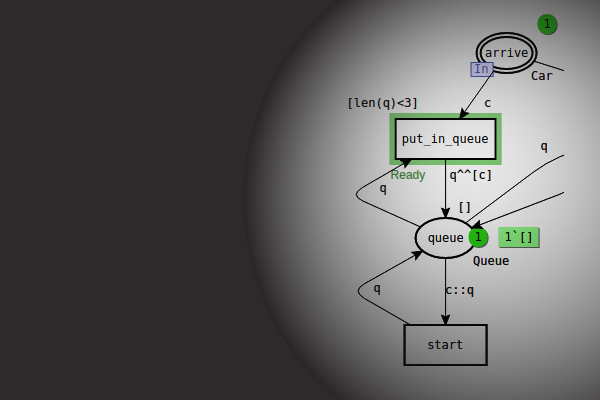
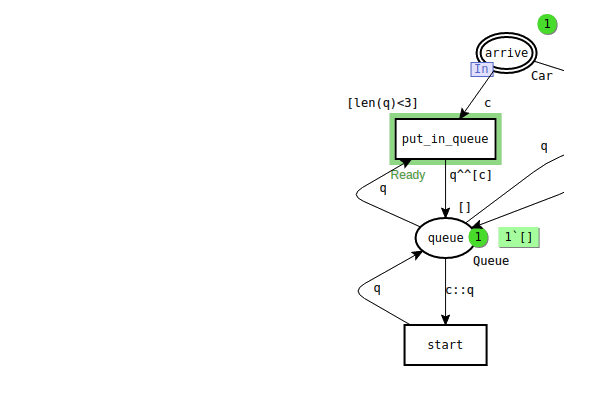
Before/after of a 600 × 400 layered artwork. What changed in the layer stack:
hid "Pasted Layer copy" over [0, 0, 600, 400]
hid "Layer" over [243, 0, 600, 400]
added layer "Layer #5" above "Layer #4" over [348, 14, 564, 366]
added layer "Layer #1" (merge) above "Layer #3" over [0, 0, 600, 400]
hid "Layer #3" over [0, 0, 600, 400]
